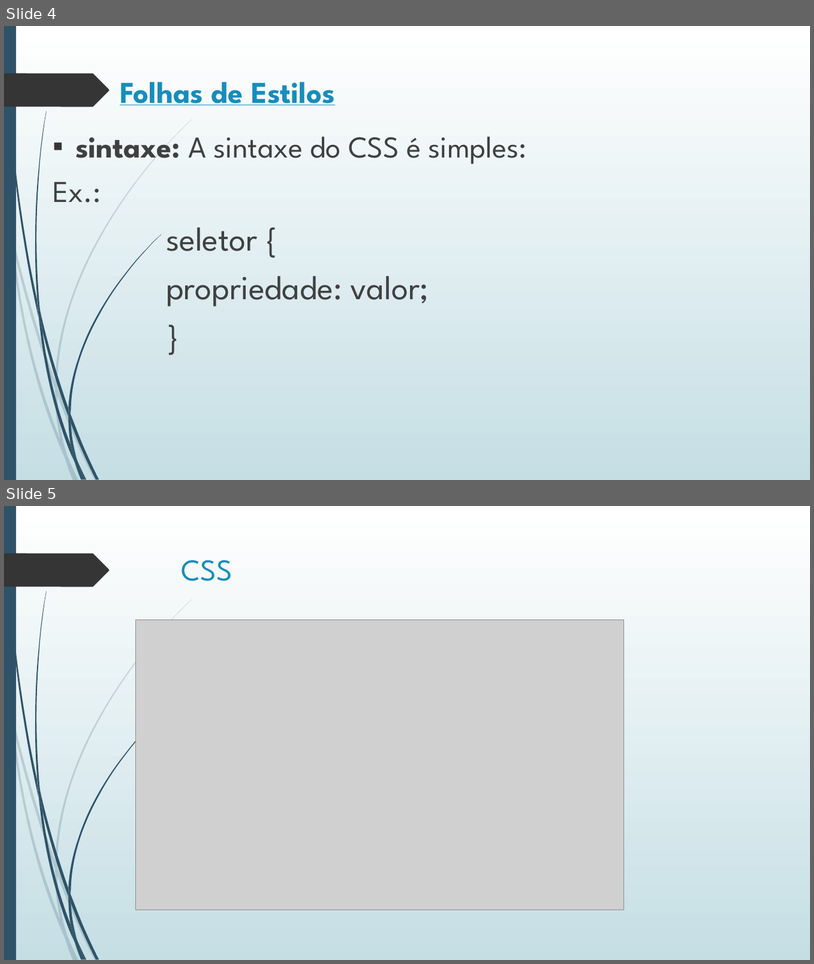
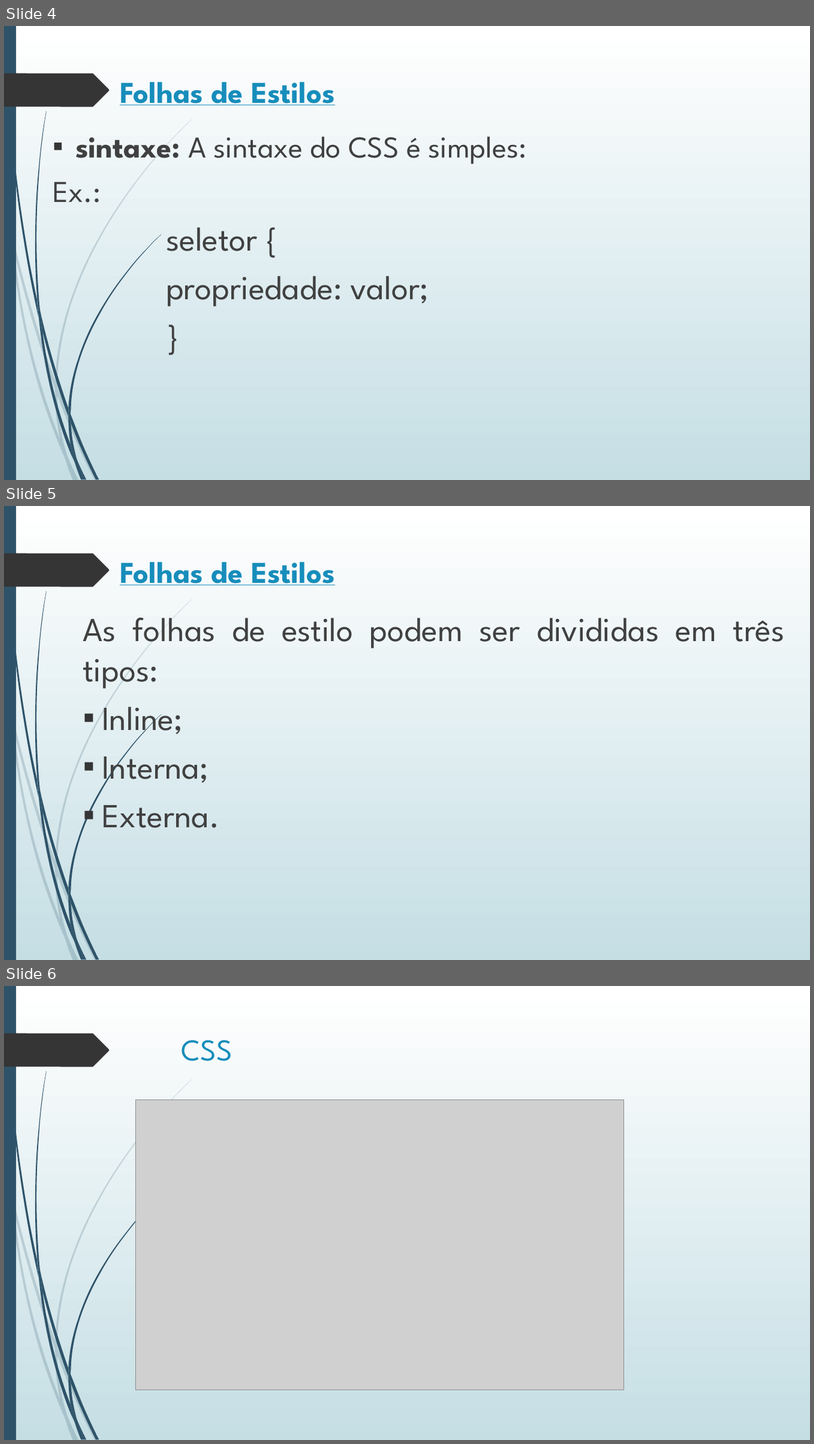
Before and after one commit to profjuniormartins/profjuniormartins.github.io, a slide deck: progweb/css.pptx. Shown one above the other, each under a label of ours: slides 4 and 5 before the commit, slides 4, 5 and 6 after it. The pictures are 814x964 and 814x1444 pixels, drawn with LibreOffice and Linux fonts; fonts in the diff are those of the drawing; grey boxes stand for pictures. Boxes give left, top, right and bottom in pixels: in the first picture for what was removed or moved away, otherwise in the second. Text is boxed around its words. In the diff, an @@ line names an element or a change of style, - is before the commit and + after.

```diff
--- a/progweb/css.pptx
+++ b/progweb/css.pptx
@@ slide 5 added at (x1=4, y1=506, x2=810, y2=960), background gradient #FFFFFF to #C5DEE5; not listed: 24 template elements that a slide beside it also shows @@
@@ title added at (x1=120, y1=562, x2=335, y2=585), 36 pt, text #178DBB, bold, underline @@
+Folhas de Estilos
@@ text added at (x1=83, y1=618, x2=785, y2=828), 40 pt, text #404040 @@
+  As folhas de estilo podem ser divididas em três tipos:
+  ▪ Inline;
+  ▪ Interna;
+  ▪ Externa.
@@ what was slide 5 is now slide 6 @@
```
